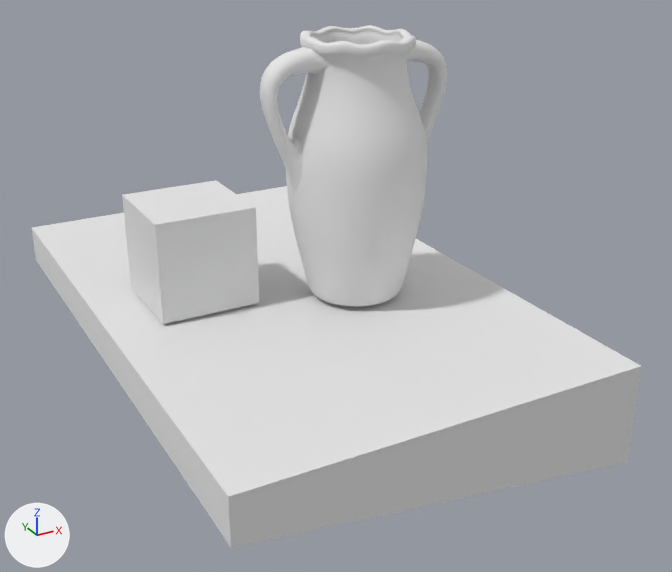
What one commit did to the Blender file exporter/tests/blend/vase.blend.
The view is the same before and after, from a 50 mm lens placed at (-8.79, -15.17, 7.8), pointed at (-0.45, 0.0, 0.22). The lights are fixed; the arrows at lower left show +X, +Y and +Z.

In view in the first picture: 'Cube', 'floor', 'vase'.
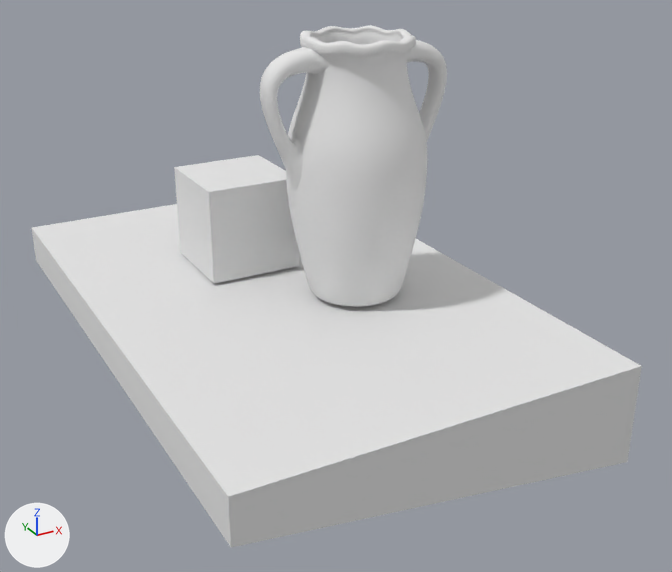
The change, as JSON lines over the scene's bpy script:
```json
{"op": "set", "path": "ob_cube.location", "old": "(-2.98, 1.38, 1.03)", "new": "(-1.42, 2.71, 1.03)"}
```

Changed parts and their boxes [x1, y1, x2, y2] in the pictures (672 x 572 px):
```json
{"object": "Cube", "change": "moved", "before": [122, 180, 259, 324], "after": [174, 155, 299, 284]}
```
